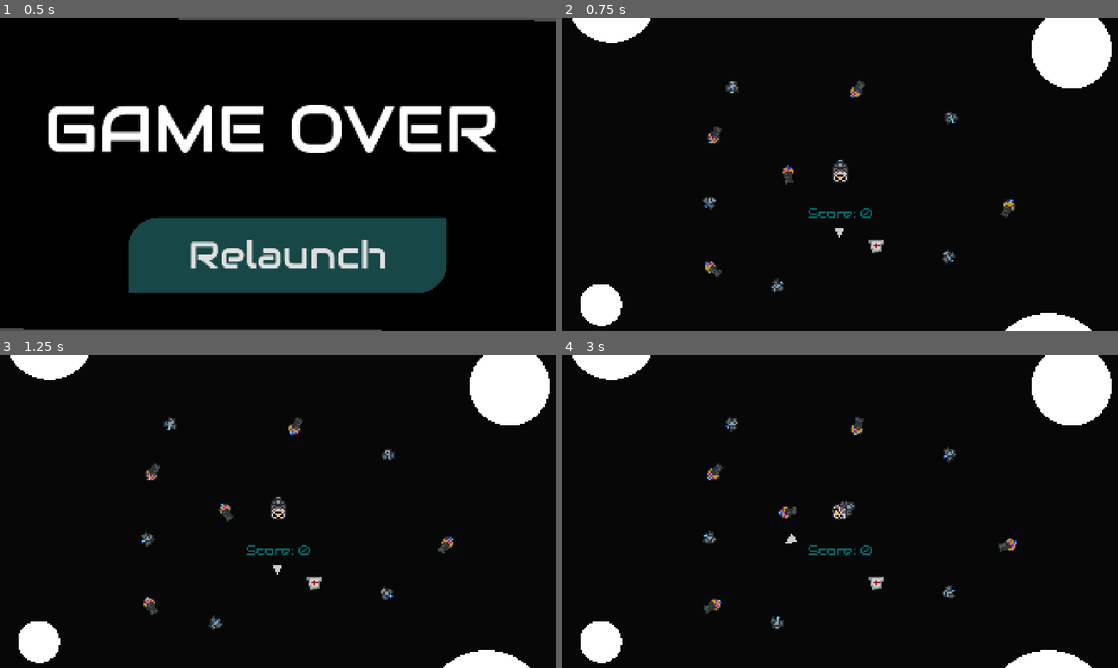
Above: before the commit, frames 1-4 (two rows, left to right).
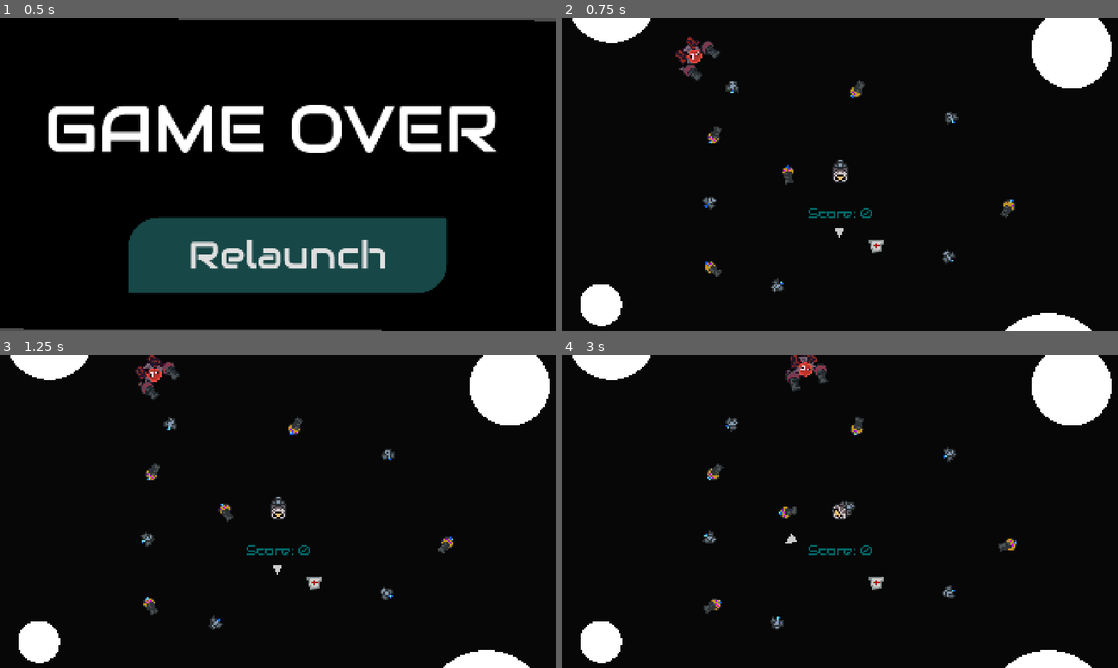
Above: after the commit, the same moments.

Repository: Leeway001Write/melonJam6
Game: Godot game, scene res://Menus/gameOver.tscn
Two runs of this game, one before a commit and one after it. Both use one fixed random seed, a clock stepped at 60 frames per second and the inputs below.
Inputs:
- Up to frame 1 (0.5 s): no input
- Up to frame 2 (0.75 s): click "Relaunch" at 0.5 s
- Up to frame 3 (1.25 s): no input
- Up to frame 4 (3 s): hold D (right) 1.28-2.03 s; hold Space (fire) 1.28-2.03 s; hold A (left) 2.03-2.78 s; tap Space (fire) at 2.1 s; hold D (right) from 2.78 s (still down); hold Space (fire) from 2.78 s (still down)

Frame 1 is identical in both runs. In frame 2, 0.5% of the frame differs, in the area x 20-29%, y 6-21%; in frame 3, 0.5%, in the area x 24-33%, y 0-15%; in frame 4, 0.5%.

Commit message:
Made bullets self destruct and stronger

Diff:
--- a/escape-from-greenland/Levels/world.tscn
+++ b/escape-from-greenland/Levels/world.tscn
@@ -1483,7 +1483,8 @@
 [node name="Enemies" type="Node2D" parent="Q5"]
 
 [node name="PathEnemy" parent="Q5/Enemies" instance=ExtResource("21_pr8ms")]
-position = Vector2(-3828, -653)
+position = Vector2(-692, -1350)
+rotation = 0.547803
 
 [node name="Items" type="Node2D" parent="Q5"]
 
--- a/escape-from-greenland/Prefabs/bullet.tscn
+++ b/escape-from-greenland/Prefabs/bullet.tscn
@@ -54,4 +54,9 @@
 scale = Vector2(2.00399, 3.78685)
 shape = SubResource("CircleShape2D_0oen4")
 
+[node name="Timer" type="Timer" parent="."]
+wait_time = 15.0
+autostart = true
+
 [connection signal="area_entered" from="Area2D" to="." method="_on_area_2d_area_entered"]
+[connection signal="timeout" from="Timer" to="." method="_on_timer_timeout"]
--- a/escape-from-greenland/Scripts/bullet.gd
+++ b/escape-from-greenland/Scripts/bullet.gd
@@ -13,3 +13,7 @@
 		if area.is_in_group('DamagePlayer'):
 			await get_tree().physics_frame
 			queue_free()
+
+
+func _on_timer_timeout() -> void:
+	queue_free()
--- a/escape-from-greenland/Scripts/enemy-general.gd
+++ b/escape-from-greenland/Scripts/enemy-general.gd
@@ -2,7 +2,7 @@
 
 class_name Enemy
 
-@export var health:int
+@export var health:int = 10
 @export var max_player_dist = 1100
 @export var points:int = 15
 
--- a/escape-from-greenland/Scripts/ship.gd
+++ b/escape-from-greenland/Scripts/ship.gd
@@ -49,6 +49,7 @@
 				print("game over")
 				$AudioStreamPlayer2D.set_pitch_scale(0.5)
 				$AudioStreamPlayer2D.play(0)
+				get_tree().change_scene_to_file.call_deferred('res://Menus/gameOver.tscn')
 
 	if area.is_in_group('Consumable'):
 
Not shown, changed: escape-from-greenland/export_presets.cfg
